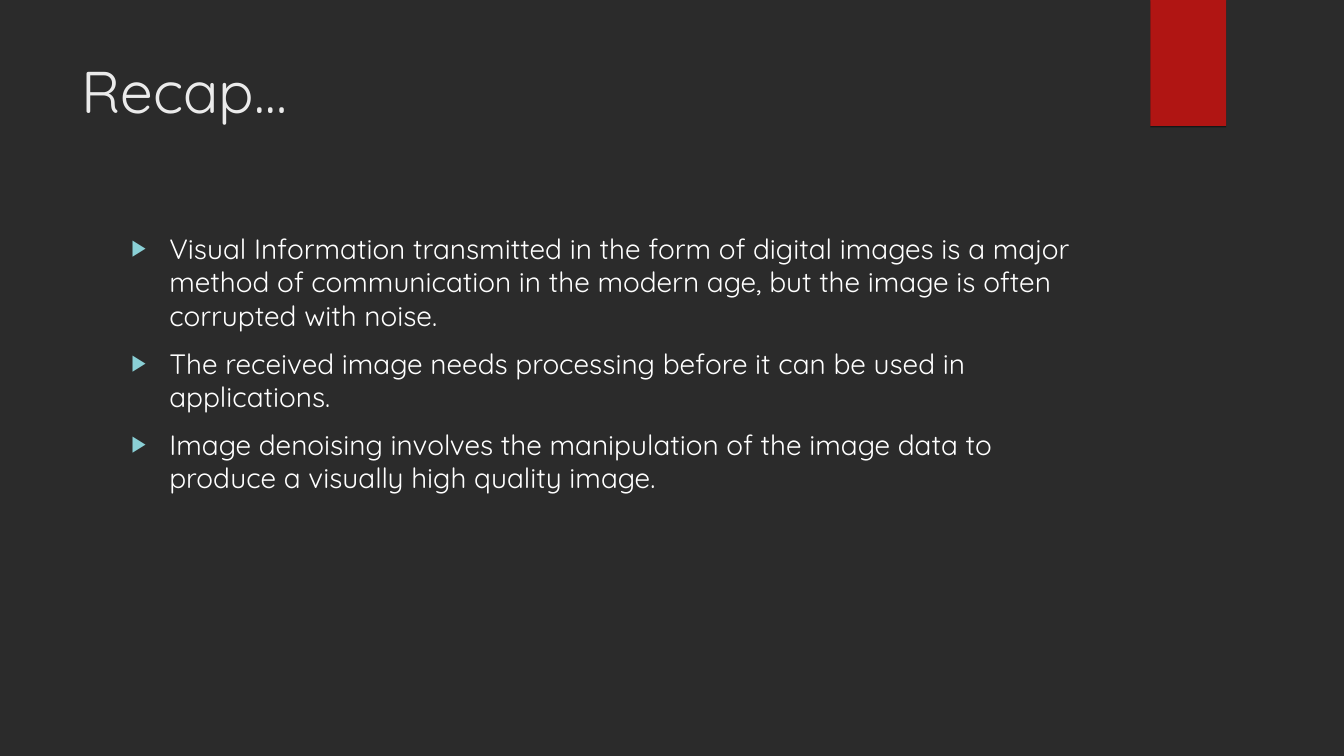
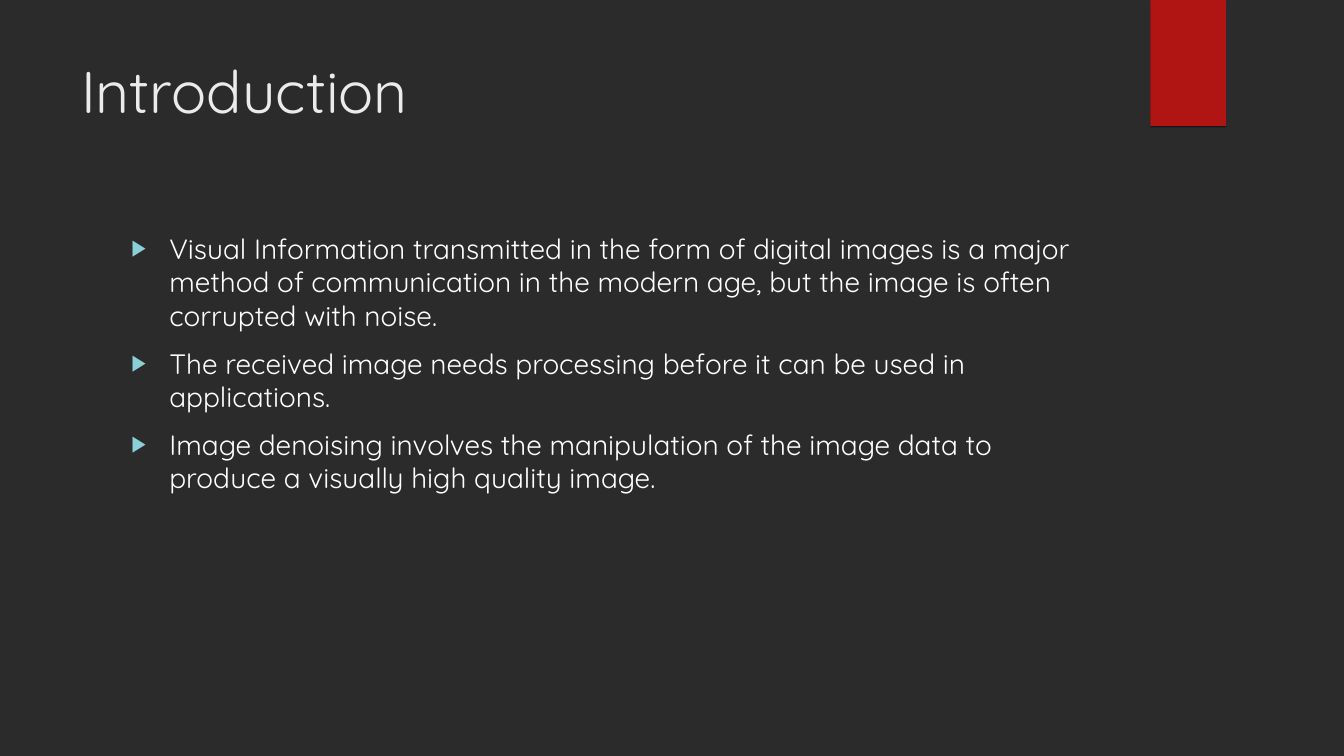
Before and after one commit to nivekranjith/Clarity, a slide deck: slide 2 of Image Processing [Week 2] - ppt format.ppt. Drawn at 1344x756 pixels with LibreOffice and Linux fonts; fonts in the diff are those of the drawing; background and template pictures are left out; a plain dark background stands for a picture behind light text. Boxes give left, top, right and bottom in pixels: in the first picture for what was removed or moved away, otherwise in the second. Text is boxed around its words. In the diff, an @@ line names an element or a change of style, - is before the commit and + after.

```diff
--- a/Image Processing [Week 2] - ppt format.ppt
+++ b/Image Processing [Week 2] - ppt format.ppt
@@ title at [81, 69, 407, 114]: text changed @@
-Recap…
+Introduction
```
Also in this commit, not shown: 2 other slides changed.
